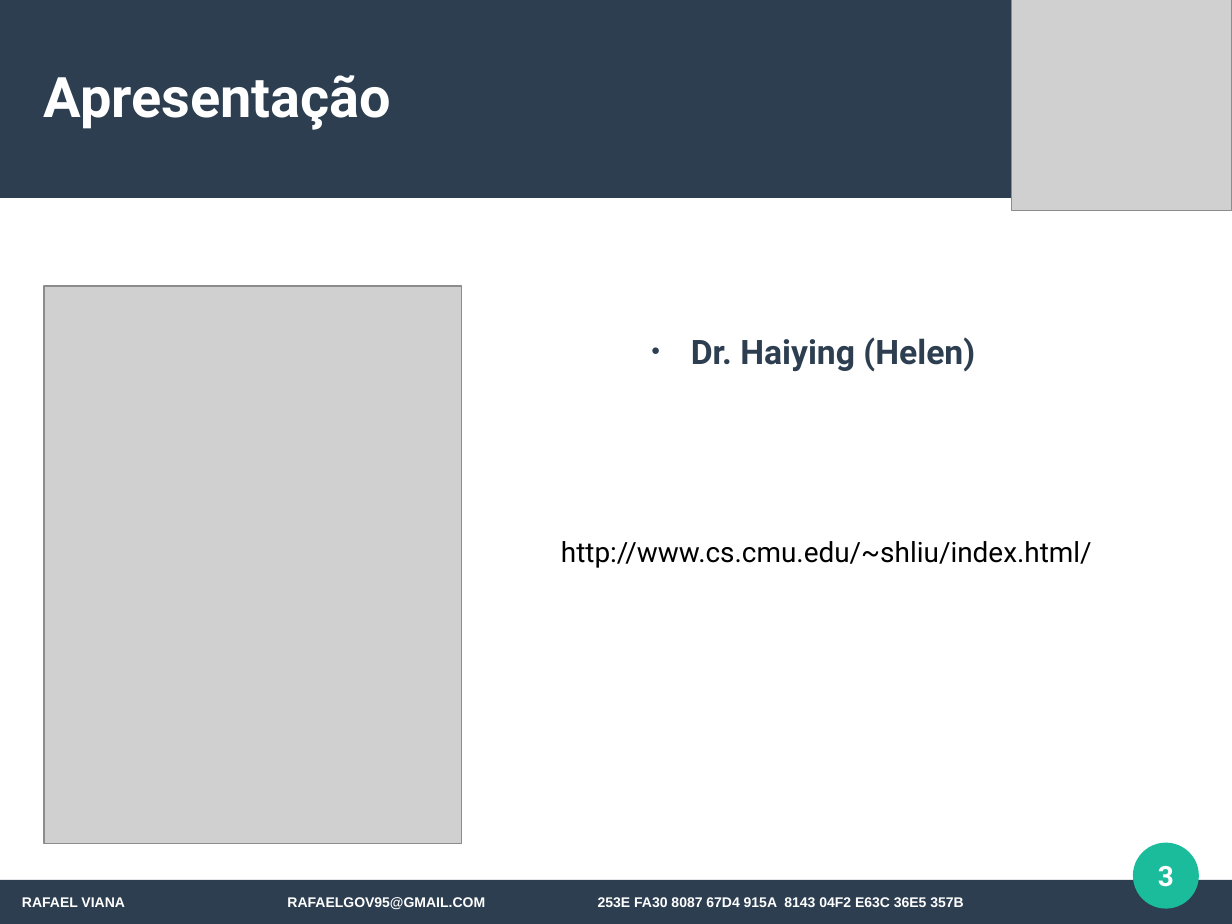
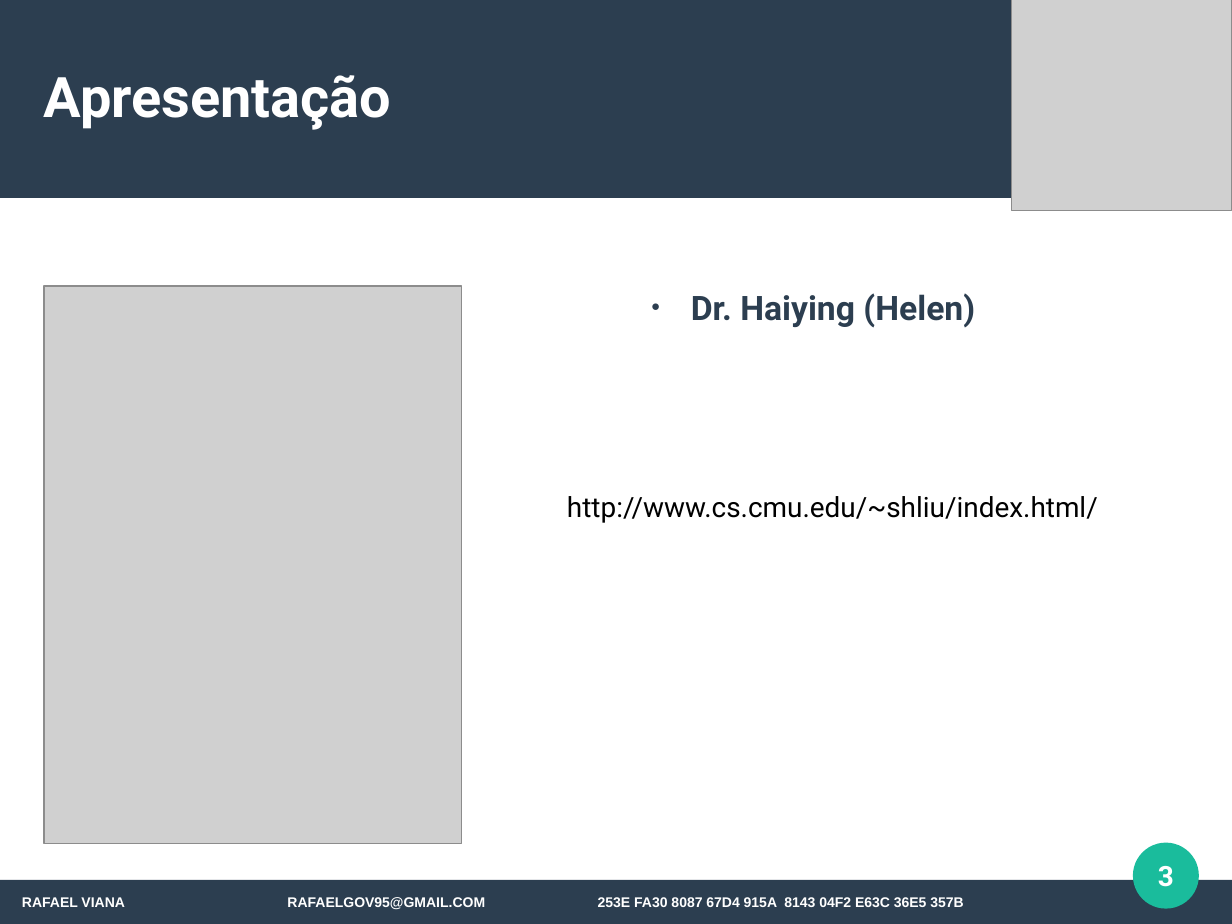
Before and after one commit to rafaelgov95/SD, a slide deck: slide 3 of Apresentacao/PPT/Angular-4.odp. Drawn at 1232x924 pixels with LibreOffice and Linux fonts; fonts in the diff are those of the drawing; grey boxes stand for pictures. Boxes give left, top, right and bottom in pixels: in the first picture for what was removed or moved away, otherwise in the second. Text is boxed around its words. In the diff, an @@ line names an element or a change of style, - is before the commit and + after.

```diff
--- a/Apresentacao/PPT/Angular-4.odp
+++ b/Apresentacao/PPT/Angular-4.odp
@@ text "Dr. Haiying (Helen)": place and size @@
-text "Dr. Haiying (Helen)" at <box>691,337,975,372</box>
+text "Dr. Haiying (Helen)" at <box>691,293,975,328</box>
@@ text "http://www.cs.cmu.edu/~shliu/index.html/": place and size @@
-text "http://www.cs.cmu.edu/~shliu/index.html/" at <box>561,541,1092,568</box>
+text "http://www.cs.cmu.edu/~shliu/index.html/" at <box>567,496,1098,523</box>
```
Also in this commit, not shown: 11 other slides changed, 7 slides added, 1 slide removed, 3 other files.
